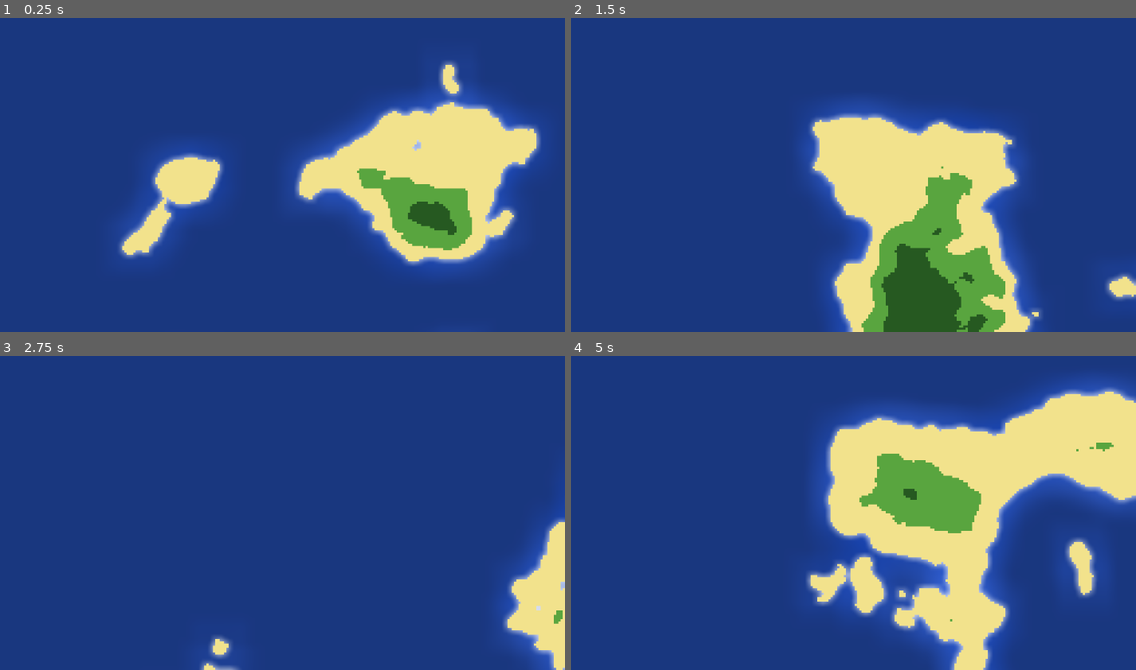
Above: before the commit, frames 1-4 (two rows, left to right).
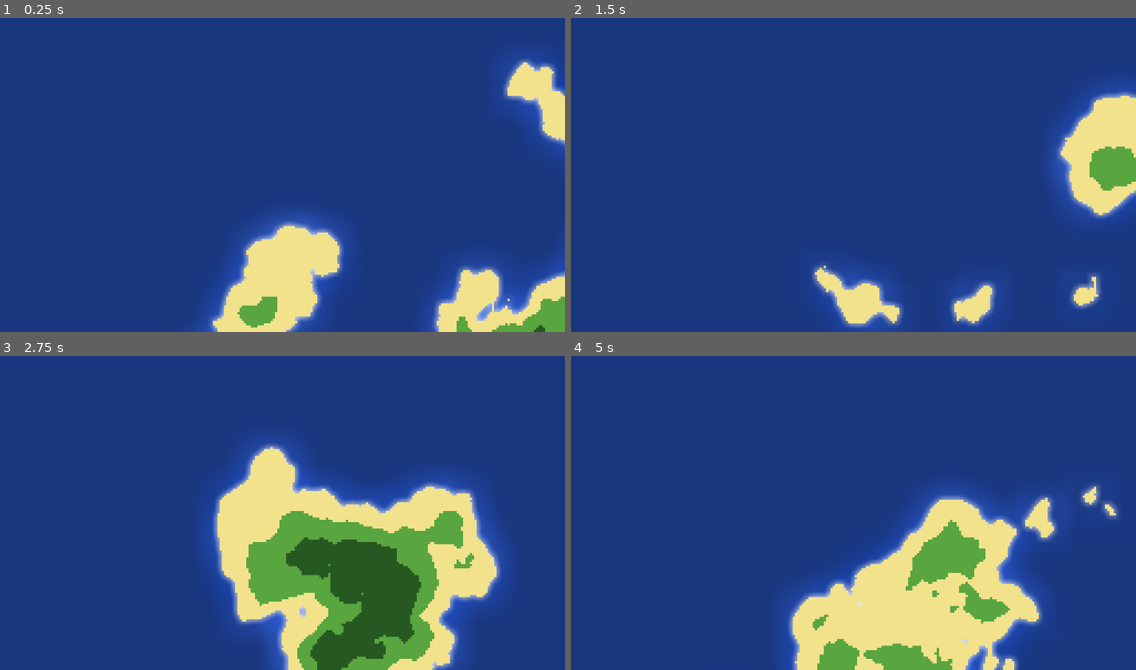
Above: after the commit, the same moments.

Repository: jhaakma/island-generator
Game: Godot game, scene res://Scenes/Main/Main.tscn
The game is run twice, just before and just after one commit, with the same random seed, the same clock (stepped at 60 frames per second) and the same inputs.
Inputs:
- Up to frame 1 (0.25 s): no input
- Up to frame 2 (1.5 s): tap Enter (ui_accept) at 0.5, 1.35 s; hold Enter (ui_accept) 0.53-1.28 s
- Up to frame 3 (2.75 s): tap Enter (ui_accept) at 1.52, 1.82 s; hold Enter (ui_accept) from 2.03 s (still down)
- Up to frame 4 (5 s): release Enter (ui_accept) at 2.78 s; tap Enter (ui_accept) at 2.85, 3.02, 3.32, 4.35, 4.52, 4.82 s; hold Enter (ui_accept) 3.53-4.28 s

The runs differ from the first frame. In frame 1, 34% of the frame differs, in the area x 21-100%, y 12-100%; in frame 2, 30%; in frame 3, 33%; in frame 4, 36%, in the area x 37-100%, y 6-100%.

Commit message:
Refactor island generation into separate classes

Diff:
--- a/IslandGeneration/island_generator.gd
+++ b/IslandGeneration/island_generator.gd
@@ -3,113 +3,38 @@
 
 ## SIGNALS ##
 signal island_generated(texture: ImageTexture, collision_polygons: Array[CollisionPolygon2D])
+
 ## EXPORTS ##
-@export var island_size: Vector2i = Vector2i(256, 256)
-@export var noise_scale: float = 32.0
-@export var noise_scale_detail: float = 8.0 # New: Scale for detail noise
-@export var noise_weight_detail: float = 0.25 # New: How much detail noise affects the final height
-@export var starting_seed: int = 42
-@export var land_heights: LandHeights
-@export var center_bias: float = 3.0
-@export var height_adjustment: float = 0.0
+@export var data_generator: IslandMapGenerator
 
 ## GENERATED NODES ##
 var sprite: Sprite2D
 var collision_polygons: Array[CollisionPolygon2D]
 
-## NOISE RESOURCE ##
-var noise := FastNoiseLite.new()
-var noise_detail := FastNoiseLite.new() # New: Second noise object for details
-
 func _ready():
+    if data_generator == null:
+        data_generator = IslandMapGenerator.new()
     generate_island()
 
+func generate_island():
+    var result := data_generator.generate_map()
+    var texture: ImageTexture = result["texture"]
+    var polygons: Array[PackedVector2Array] = result["polygons"]
 
-func generate_island():
-
-    var this_seed = starting_seed
-    if starting_seed == -1:
-        # Generate a random seed if -1 is set
-        this_seed = randi() % 1000000  # Limit to a reasonable range
-
-    # 1. Configure noise
-    noise.noise_type = FastNoiseLite.TYPE_PERLIN
-    noise.frequency = 1.0 / noise_scale
-    noise.seed = this_seed
-
-    # New: Configure detail noise
-    noise_detail.noise_type = FastNoiseLite.TYPE_PERLIN
-    noise_detail.frequency = 1.0 / noise_scale_detail
-    noise_detail.seed = this_seed + 1 # Use a different seed for detail noise for variation
-
-    # 2. Generate island image
-    var img := Image.create(island_size.x, island_size.y, false, Image.FORMAT_RGBA8)
-    var center := island_size / 2
-    var max_dist: int = min(center.x, center.y)
-
-    for y in island_size.y:
-        for x in island_size.x:
-            var pos = Vector2i(x, y)
-            var rel = pos - center
-            var dist = rel.length()
-            var normalized_dist = dist / max_dist
-
-            # "Radial" falloff to ensure islandy shape
-            var base_height = noise.get_noise_2d(x, y)
-            var detail_height = noise_detail.get_noise_2d(x,y) # New: Get detail noise
-
-            var height = base_height + (detail_height * noise_weight_detail) # New: Combine noise values
-
-            # Adjust the exponent by center_bias.
-            # A center_bias of 1.0 results in the original pow(..., 2.0).
-            # A center_bias of 0.5 results in pow(..., 1.0) (linear falloff).
-            # A center_bias of 0.0 results in pow(..., 0.0) (no falloff, height isn't changed by distance).
-            if max_dist > 0: # Avoid division by zero if island is 1 pixel wide/high
-                height *= pow(1 - normalized_dist, 1 + center_bias)
-
-
-            # Adjust height by height_adjustment
-            height += height_adjustment * 0.01
-
-            if dist > max_dist:
-                height = 0
-
-            var color: Color
-            if height < land_heights.sand:
-                color = Color(0.0, 0.0, 0.0, 0.0) # Not island
-            elif height < land_heights.grass:
-                color = Color(0.95, 0.89, 0.55, 1.0) # Sand
-            elif height < land_heights.forest:
-                color = Color(0.35, 0.65, 0.25, 1.0) # Grass
-            else:
-                color = Color(0.15, 0.35, 0.13, 1.0) # Forest
-            img.set_pixel(x, y, color)
-
-    img.generate_mipmaps()
-    var texture := ImageTexture.create_from_image(img)
-
-    # 3. Display Sprite2D
     if sprite:
         remove_child(sprite)
         sprite.queue_free()
     sprite = Sprite2D.new()
     sprite.texture = texture
     sprite.centered = false
-    #sprite.position = Vector2.ZERO
     add_child(sprite)
 
-    # 4. Collision from alpha
     if collision_polygons:
         for polygon in collision_polygons:
             remove_child(polygon)
             polygon.queue_free()
     collision_polygons.clear()
 
-
-    var bitmap := BitMap.new()
-    bitmap.create_from_image_alpha(img, 0.5)
-    var rect := Rect2i(Vector2i.ZERO, island_size)
-    var polygons := bitmap.opaque_to_polygons(rect)
     if polygons.size() > 0:
         for polygon in polygons:
             var collision_polygon := CollisionPolygon2D.new()
@@ -122,8 +47,6 @@
 
     island_generated.emit(texture, collision_polygons)
 
-#Debugging, regenerate on Enter key
 func _input(event):
     if event.is_action_pressed("ui_accept"):
         generate_island()
-        print("Island regenerated with seed:", starting_seed)
--- /dev/null
+++ b/IslandGeneration/island_map_generator.gd
@@ -0,0 +1,71 @@
+extends Resource
+class_name IslandMapGenerator
+
+## EXPORTS ##
+@export var island_size: Vector2i = Vector2i(256, 256)
+@export var noise_scale: float = 32.0
+@export var noise_scale_detail: float = 8.0
+@export var noise_weight_detail: float = 0.25
+@export var starting_seed: int = 42
+@export var land_heights: LandHeights
+@export var center_bias: float = 3.0
+@export var height_adjustment: float = 0.0
+
+func generate_map() -> Dictionary:
+    var seed = starting_seed
+    if starting_seed == -1:
+        seed = randi() % 1000000
+
+    var noise := FastNoiseLite.new()
+    noise.noise_type = FastNoiseLite.TYPE_PERLIN
+    noise.frequency = 1.0 / noise_scale
+    noise.seed = seed
+
+    var noise_detail := FastNoiseLite.new()
+    noise_detail.noise_type = FastNoiseLite.TYPE_PERLIN
+    noise_detail.frequency = 1.0 / noise_scale_detail
+    noise_detail.seed = seed + 1
+
+    var img := Image.create(island_size.x, island_size.y, false, Image.FORMAT_RGBA8)
+    var center := island_size / 2
+    var max_dist: int = min(center.x, center.y)
+
+    for y in island_size.y:
+        for x in island_size.x:
+            var pos = Vector2i(x, y)
+            var dist = (pos - center).length()
+            var normalized_dist = dist / max_dist if max_dist > 0 else 0
+
+            var base_height = noise.get_noise_2d(x, y)
+            var detail_height = noise_detail.get_noise_2d(x, y)
+            var height = base_height + (detail_height * noise_weight_detail)
+            if max_dist > 0:
+                height *= pow(1 - normalized_dist, 1 + center_bias)
+            height += height_adjustment * 0.01
+            if dist > max_dist:
+                height = 0
+
+            var color: Color
+            if height < land_heights.sand:
+                color = Color(0.0, 0.0, 0.0, 0.0)
+            elif height < land_heights.grass:
+                color = Color(0.95, 0.89, 0.55, 1.0)
+            elif height < land_heights.forest:
+                color = Color(0.35, 0.65, 0.25, 1.0)
+            else:
+                color = Color(0.15, 0.35, 0.13, 1.0)
+            img.set_pixel(x, y, color)
+
+    img.generate_mipmaps()
+    var texture := ImageTexture.create_from_image(img)
+
+    var bitmap := BitMap.new()
+    bitmap.create_from_image_alpha(img, 0.5)
+    var rect := Rect2i(Vector2i.ZERO, island_size)
+    var polygons := bitmap.opaque_to_polygons(rect)
+
+    return {
+        "texture": texture,
+        "image": img,
+        "polygons": polygons
+    }
--- a/Scenes/Main/Main.tscn
+++ b/Scenes/Main/Main.tscn
@@ -1,9 +1,10 @@
-[gd_scene load_steps=6 format=3 uid="uid://csjlsvgm6cf7k"]
+[gd_scene load_steps=7 format=3 uid="uid://csjlsvgm6cf7k"]
 
 [ext_resource type="Script" uid="uid://cunwi2033q3mc" path="res://Scenes/Main/main.gd" id="1_qtv3y"]
 [ext_resource type="PackedScene" uid="uid://ohoiqeiuqx0l" path="res://IslandGeneration/IslandGenerator.tscn" id="2_cmk6n"]
 [ext_resource type="PackedScene" uid="uid://oh0smqr43x1u" path="res://Water/Water.tscn" id="2_i3fi7"]
 [ext_resource type="Script" uid="uid://he307x1qs1nr" path="res://IslandGeneration/LandHeights.gd" id="3_cmk6n"]
+[ext_resource type="Script" uid="uid://xk42q9y1r42m" path="res://IslandGeneration/island_map_generator.gd" id="4_map"]
 
 [sub_resource type="Resource" id="Resource_i3fi7"]
 script = ExtResource("3_cmk6n")
@@ -12,12 +13,8 @@
 forest = 0.2
 metadata/_custom_type_script = "uid://he307x1qs1nr"
 
-[node name="Main" type="Node2D"]
-script = ExtResource("1_qtv3y")
-
-[node name="Water" parent="." instance=ExtResource("2_i3fi7")]
-
-[node name="IslandGenerator" parent="." instance=ExtResource("2_cmk6n")]
+[sub_resource type="Resource" id="Resource_island_gen"]
+script = ExtResource("4_map")
 island_size = Vector2i(512, 512)
 noise_scale = 128.0
 noise_scale_detail = 32.0
@@ -27,6 +24,14 @@
 center_bias = 0.0
 height_adjustment = 5.0
 
+[node name="Main" type="Node2D"]
+script = ExtResource("1_qtv3y")
+
+[node name="Water" parent="." instance=ExtResource("2_i3fi7")]
+
+[node name="IslandGenerator" parent="." instance=ExtResource("2_cmk6n")]
+data_generator = SubResource("Resource_island_gen")
+
 [node name="Camera2D" type="Camera2D" parent="."]
 anchor_mode = 0
 zoom = Vector2(4, 4)
--- a/Scenes/Main/main.gd
+++ b/Scenes/Main/main.gd
@@ -10,7 +10,7 @@
     # Start the island generation process
     island_generator.generate_island()
 
-    water.water_size = island_generator.island_size
+    water.water_size = island_generator.data_generator.island_size
 
 func _on_island_generated(texture: Texture2D, _collision_polygons: Array[CollisionPolygon2D]) -> void:
     water.update_island_texture(texture)
Not shown, added: IslandGeneration/island_map_generator.gd.uid
